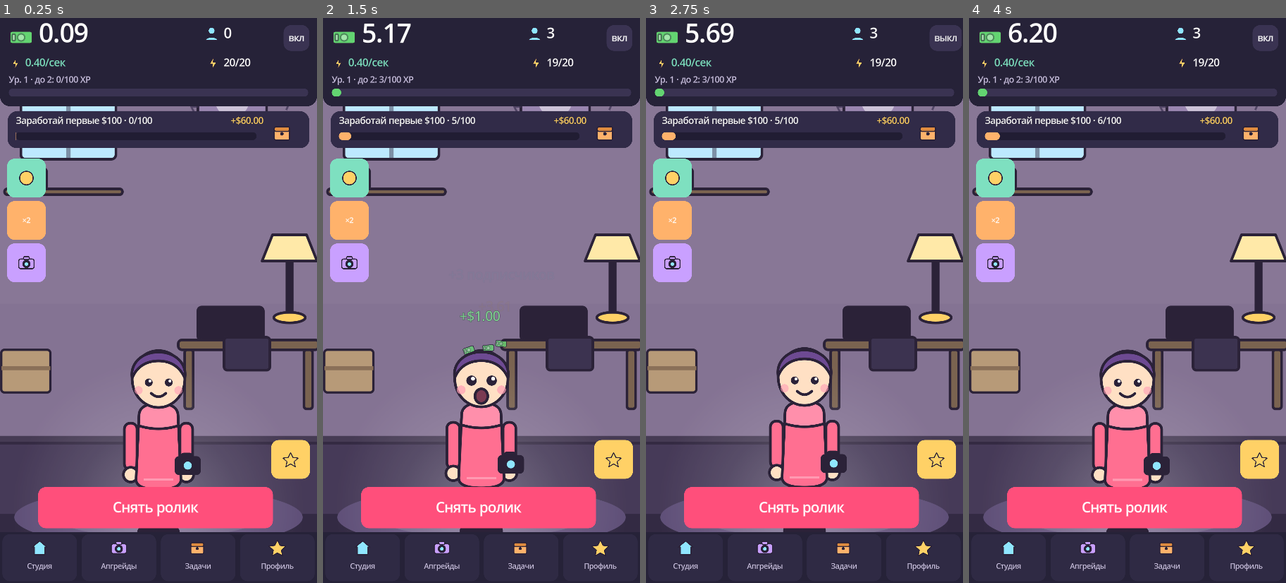
Above: before the commit, frames 1-4 (left to right).
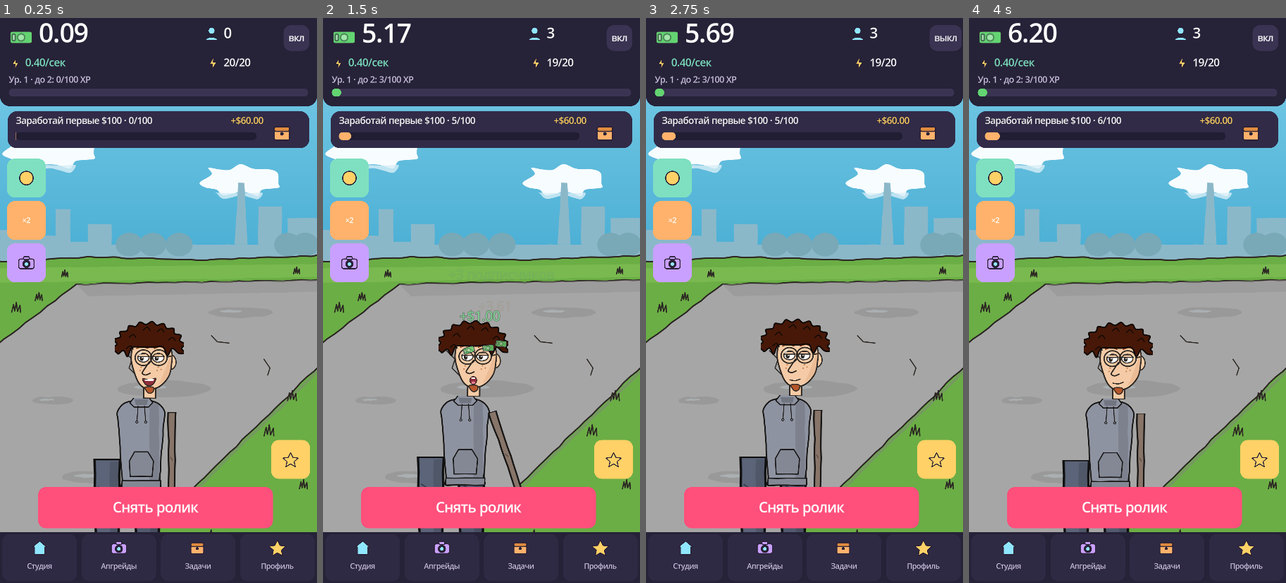
Above: after the commit, the same moments.

Repository: mcvadi777-code/clipstar
Game: Godot game, scene res://scenes/main.tscn
Same seed, same stepped clock (60 frames per second), same inputs: the game is played once before the commit and once after it.
Inputs (mouse positions are in pixels of both pictures, inside the frame that each line leads up to):
- Up to frame 1 (0.25 s): no input
- Up to frame 2 (1.5 s): click "Снять ролик" at 0.5 s; click (348, 176) at 1.25 s
- Up to frame 3 (2.75 s): click "вкл" at 2 s
- Up to frame 4 (4 s): click "выкл" at 2.75 s; click "Студия" at 3.5 s

The runs differ from the first frame. In frame 1, 60% of the frame differs, in the area x 0-100%, y 14-91%; in frame 2, 60%; in frame 3, 60%; in frame 4, 60%.

Commit message:
2d: scripts/world/studio_view.gd

Diff:
--- a/scripts/world/studio_view.gd
+++ b/scripts/world/studio_view.gd
@@ -1,21 +1,23 @@
 class_name StudioView
 extends Control
-## Сцена студии: фон по стадии, персонаж, анимация на тап.
+## Сцена: фон по стадии + персонаж из слоёв, анимация на тап.
 
 signal tapped(pos: Vector2)
 
-const ART: String = "res://assets/art/"
-const CHAR_W: float = 300.0
-const CHAR_H: float = 733.0
+const ART: String = "res://assets/art_hi/"
+const BG_STAGES: Array = ["bg_yard", "bg_yard", "bg_bridge", "bg_bridge", "bg_rich"]
+const CHAR_SCALE: float = 0.72
 
 var bg: TextureRect
 var char_root: Control
-var character: TextureRect
+var shadow: TextureRect
+var mouth: TextureRect
+var arm: TextureRect
 var stage: int = 0
+var expression: String = "smile"
 var _time: float = 0.0
 var _tap_scale: float = 1.0
-var _expression: String = "smile"
-var _expression_timer: float = 0.0
+var _mouth_timer: float = 0.0
 
 
 func _ready() -> void:
@@ -24,6 +26,12 @@
 
 
 func build() -> void:
+	var sky: ColorRect = ColorRect.new()
+	sky.color = Color("#6ec6f5")
+	sky.set_anchors_preset(Control.PRESET_FULL_RECT)
+	sky.mouse_filter = Control.MOUSE_FILTER_IGNORE
+	add_child(sky)
+
 	bg = TextureRect.new()
 	bg.expand_mode = TextureRect.EXPAND_IGNORE_SIZE
 	bg.stretch_mode = TextureRect.STRETCH_KEEP_ASPECT_COVERED
@@ -31,65 +39,86 @@
 	bg.mouse_filter = Control.MOUSE_FILTER_IGNORE
 	add_child(bg)
 
-	var glow: TextureRect = TextureRect.new()
-	glow.texture = load(ART + "light.svg")
-	glow.expand_mode = TextureRect.EXPAND_IGNORE_SIZE
-	glow.stretch_mode = TextureRect.STRETCH_KEEP_ASPECT_CENTERED
-	glow.size = Vector2(1000.0, 1000.0)
-	glow.mouse_filter = Control.MOUSE_FILTER_IGNORE
-	glow.name = "Glow"
-	add_child(glow)
-
 	char_root = Control.new()
 	char_root.mouse_filter = Control.MOUSE_FILTER_IGNORE
-	char_root.size = Vector2(CHAR_W, CHAR_H)
+	char_root.size = Vector2(760.0, 1060.0)
+	char_root.scale = Vector2(CHAR_SCALE, CHAR_SCALE)
 	add_child(char_root)
 
-	character = TextureRect.new()
-	character.texture = load(ART + "char_smile.svg")
-	character.expand_mode = TextureRect.EXPAND_IGNORE_SIZE
-	character.stretch_mode = TextureRect.STRETCH_KEEP_ASPECT_CENTERED
-	character.size = Vector2(CHAR_W, CHAR_H)
-	character.pivot_offset = Vector2(CHAR_W * 0.5, CHAR_H)
-	character.mouse_filter = Control.MOUSE_FILTER_IGNORE
-	char_root.add_child(character)
+	shadow = _part("char_shadow", Vector2(-10.0, 960.0), Vector2(1000.0, 176.0))
+
+	var leg_l: TextureRect = _part("char_leg", Vector2(210.0, 520.0), Vector2(150.0, 970.0))
+	leg_l.modulate = Color("#5b6478")
+	var leg_r: TextureRect = _part("char_leg", Vector2(400.0, 520.0), Vector2(150.0, 970.0))
+	leg_r.modulate = Color("#525b6e")
+
+	var body: TextureRect = _part("char_body_hoodie", Vector2(290.0, 230.0), Vector2(310.0, 440.0))
+	body.modulate = Color("#8e93a1")
+
+	arm = _part("char_arm", Vector2(540.0, 300.0), Vector2(120.0, 520.0))
+	arm.pivot_offset = Vector2(60.0, 60.0)
+	arm.modulate = Color("#8e93a1")
+
+	var head: TextureRect = _part("char_head", Vector2(330.0, -110.0), Vector2(310.0, 344.0))
+
+	var hair: TextureRect = _part("char_hair", Vector2(320.0, -150.0), Vector2(330.0, 200.0))
+	hair.modulate = Color("#5b3f2e")
+
+	mouth = _part("mouth_smile", Vector2(445.0, 130.0), Vector2(78.0, 52.0))
+
+
+func _part(file: String, pos: Vector2, sz: Vector2) -> TextureRect:
+	var t: TextureRect = TextureRect.new()
+	t.texture = load(ART + file + ".webp")
+	t.expand_mode = TextureRect.EXPAND_IGNORE_SIZE
+	t.stretch_mode = TextureRect.STRETCH_KEEP_ASPECT_CENTERED
+	t.position = pos
+	t.size = sz
+	t.mouse_filter = Control.MOUSE_FILTER_IGNORE
+	char_root.add_child(t)
+	return t
 
 
 func set_stage(value: int) -> void:
 	stage = clampi(value, 0, 4)
 	if bg != null:
-		bg.texture = load(ART + "room_" + str(stage) + ".svg")
+		bg.texture = load(ART + str(BG_STAGES[stage]) + ".webp")
+
+
+func set_expression(name: String) -> void:
+	if expression == name or mouth == null:
+		return
+	expression = name
+	match name:
+		"wow":
+			mouth.texture = load(ART + "mouth_open.webp")
+		"happy":
+			mouth.texture = load(ART + "mouth_smile.webp")
+		_:
+			mouth.texture = load(ART + "mouth_neutral.webp")
+	_mouth_timer = 1.4
+
+
+func play_tap() -> void:
+	_tap_scale = 1.05
+	set_expression("wow")
+	var tw: Tween = create_tween()
+	tw.tween_property(arm, "rotation", -0.5, 0.1)
+	tw.tween_property(arm, "rotation", 0.0, 0.24)
 
 
 func _process(delta: float) -> void:
 	_time += delta
 	if char_root == null:
 		return
-	var bob: float = sin(_time * 2.2) * 10.0
-	char_root.position = Vector2(size.x * 0.5 - CHAR_W * 0.5, size.y - CHAR_H - 90.0 + bob)
-	var glow_node: Node = get_node_or_null("Glow")
-	if glow_node != null:
-		var g2: TextureRect = glow_node as TextureRect
-		g2.position = Vector2(size.x * 0.5 - 500.0, size.y - 760.0 + bob * 0.5)
-	if _expression_timer > 0.0:
-		_expression_timer -= delta
-		if _expression_timer <= 0.0:
-			set_expression("smile")
-	_tap_scale = lerpf(_tap_scale, 1.0, minf(delta * 9.0, 1.0))
-	character.scale = Vector2(_tap_scale, 2.0 - _tap_scale)
-
-
-func set_expression(name: String) -> void:
-	if _expression == name or character == null:
-		return
-	_expression = name
-	character.texture = load(ART + "char_" + name + ".svg")
-	_expression_timer = 1.2
-
-
-func play_tap() -> void:
-	_tap_scale = 1.06
-	set_expression("wow")
+	var bob: float = sin(_time * 2.1) * 8.0
+	char_root.position = Vector2(size.x * 0.5 - 380.0, size.y - 800.0 + bob)
+	_tap_scale = lerpf(_tap_scale, 1.0, minf(delta * 8.0, 1.0))
+	char_root.scale = Vector2(CHAR_SCALE * _tap_scale, CHAR_SCALE * (2.0 - _tap_scale))
+	if _mouth_timer > 0.0:
+		_mouth_timer -= delta
+		if _mouth_timer <= 0.0:
+			set_expression("neutral")
 
 
 func _gui_input(event: InputEvent) -> void:
